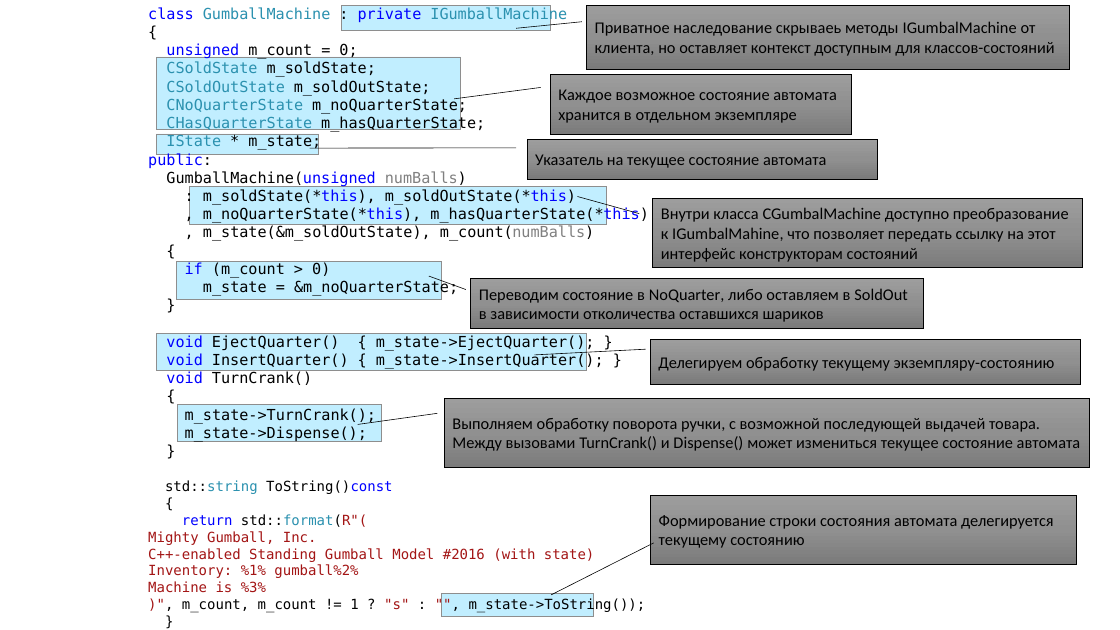
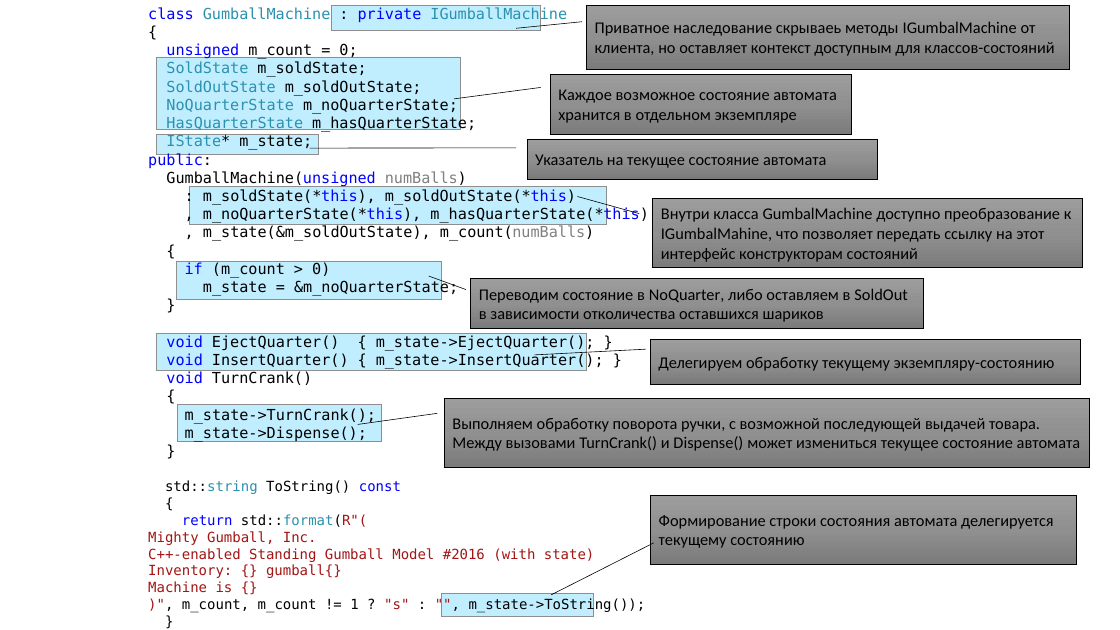
Before and after one commit to alexey-malov/ood, a slide deck: slide 24 of lectures/11.state/state.pptx (slide 22 before the commit). Drawn at 1120x630 pixels with LibreOffice and Linux fonts; fonts in the diff are those of the drawing. Boxes give left, top, right and bottom in pixels: in the first picture for what was removed or moved away, otherwise in the second. Text is boxed around its words. In the diff, an @@ line names an element or a change of style, - is before the commit and + after.

```diff
--- a/lectures/11.state/state.pptx
+++ b/lectures/11.state/state.pptx
@@ rectangle moved from (x1=342, y1=5, x2=550, y2=30) to (x1=332, y1=5, x2=540, y2=30) @@
@@ text at (x1=166, y1=61, x2=476, y2=150): text changed @@
-CSoldState m_soldState;
-CSoldOutState m_soldOutState;
-CNoQuarterState m_noQuarterState;
-CHasQuarterState m_hasQuarterState;
-IState * m_state;
+SoldState m_soldState;
+SoldOutState m_soldOutState;
+NoQuarterState m_noQuarterState;
+HasQuarterState m_hasQuarterState;
+IState* m_state;
@@ text in border callout at (x1=661, y1=207, x2=1072, y2=262): text changed @@
-Внутри класса CGumbalMachine доступно преобразование к IGumbalMahine, что позволяет передать ссылку на этот интерфейс конструкторам состояний
+Внутри класса GumbalMachine доступно преобразование к IGumbalMahine, что позволяет передать ссылку на этот интерфейс конструкторам состояний
@@ text at (x1=165, y1=480, x2=401, y2=494): spaces changed @@
-std::string ToString()const
+std::string ToString() const
@@ text at (x1=148, y1=564, x2=342, y2=592): text changed @@
-Inventory: %1% gumball%2%
-Machine is %3%
+Inventory: {} gumball{}
+Machine is {}
```
Also in this commit, not shown: 11 other slides changed, 7 slides added, 2 other files.
